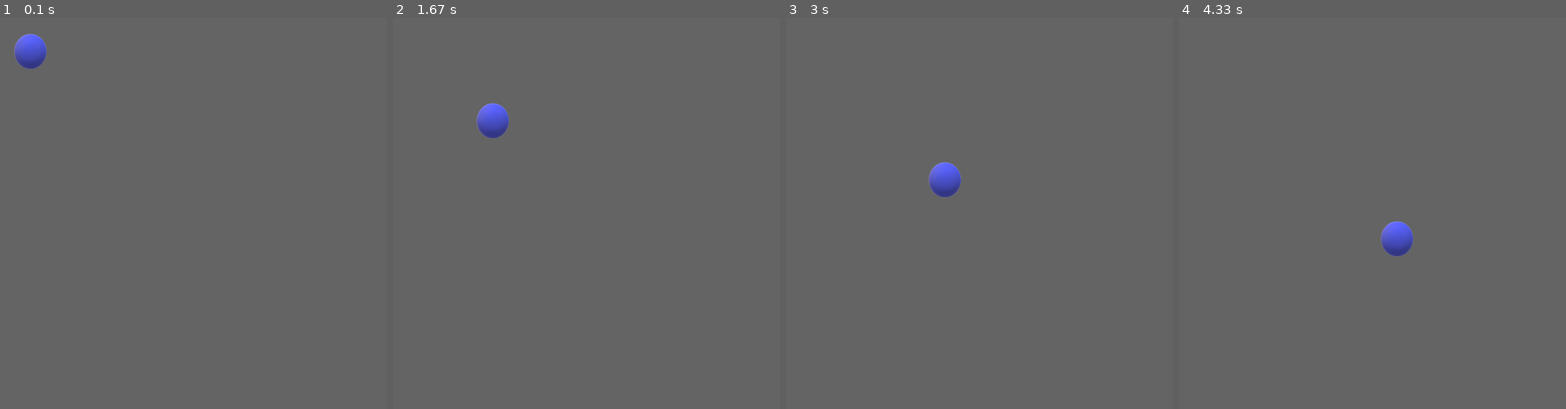
Above: before the commit, frames 1-4 (left to right).
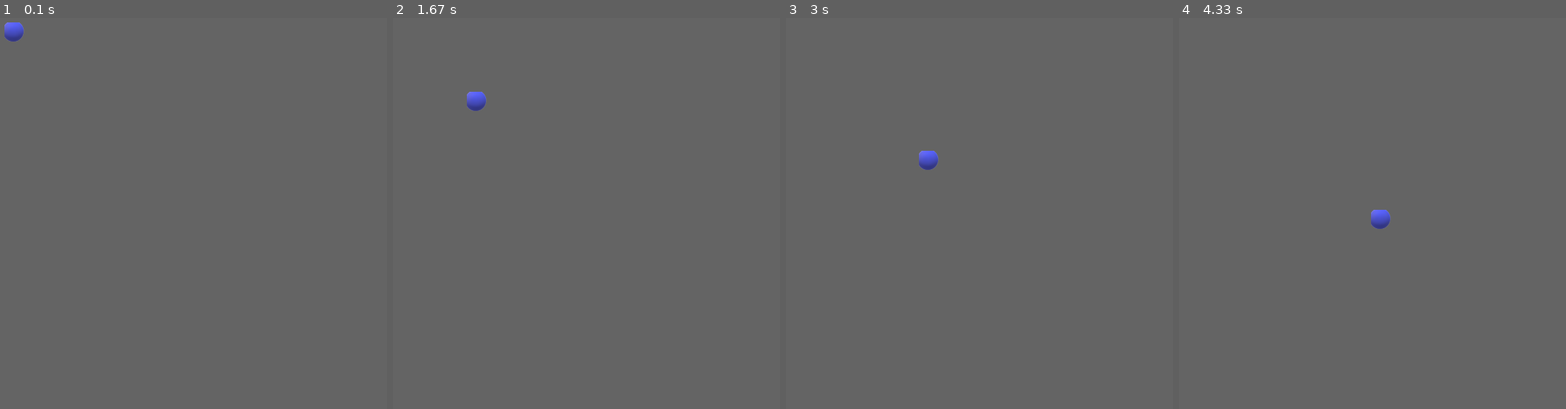
Above: after the commit, the same moments.

Repository: sergk1972/PyGame_1
Game: pygame game, started from main.py
Same seed, same stepped clock (60 frames per second), same inputs: the game is played once before the commit and once after it.
Inputs:
- Up to frame 1 (0.1 s): no input
- Up to frame 2 (1.67 s): no input
- Up to frame 3 (3 s): no input
- Up to frame 4 (4.33 s): no input

The runs differ from the first frame. In frame 1, 0.8% of the frame differs, in the area x 1-13%, y 1-14%; in frame 2, 0.8%; in frame 3, 0.8%; in frame 4, 0.8%.

Commit message:
Randomizing ball color

Diff:
--- a/main.py
+++ b/main.py
@@ -7,9 +7,11 @@
 main_surface = pygame.display.set_mode(screen)
 pygame.display.set_caption("SUPER BALL")
 # ball = pygame.Surface((20, 20))
+ball_color = ['images/ball_white.png', 'images/ball_black.png', 'images/ball_yellow.png',
+              'images/ball_red.png', 'images/ball_green.png', 'images/ball.png']
 ball = pygame.image.load('images/ball.png')
-ball_color = [(0, 0, 0), (255, 255, 255), (0, 0, 255),
-              (0, 255, 0), (255, 25, 25), (255, 255, 51)]
+# ball_color = [(0, 0, 0), (255, 255, 255), (0, 0, 255),
+#              (0, 255, 0), (255, 25, 25), (255, 255, 51)]
 # ball.fill((255, 255, 255))
 ball_rect = ball.get_rect()
 ball_speed = [1, 1]
@@ -21,9 +23,11 @@
     ball_rect = ball_rect.move(ball_speed)
     if ball_rect.bottom >= heigth or ball_rect.top <= 0:  # отскок от края поля
         ball_speed[1] = - ball_speed[1]
+        ball = pygame.image.load(ball_color[randint(0, 5)])
         # ball.fill(ball_color[randint(0, 5)])  # изменение цвета объекта
     elif ball_rect.right >= wigth or ball_rect.left <= 0:
         ball_speed[0] = - ball_speed[0]
+        ball = pygame.image.load(ball_color[randint(0, 5)])
         # ball.fill(ball_color[randint(0, 5)])
     main_surface.fill((100, 100, 100))
     main_surface.blit(ball, ball_rect)
Binary file changed: images/ball.png
Binary file added: images/ball_black.png
Binary file added: images/ball_green.png
Binary file added: images/ball_red.png
Binary file added: images/ball_white.png
Binary file added: images/ball_yellow.png
